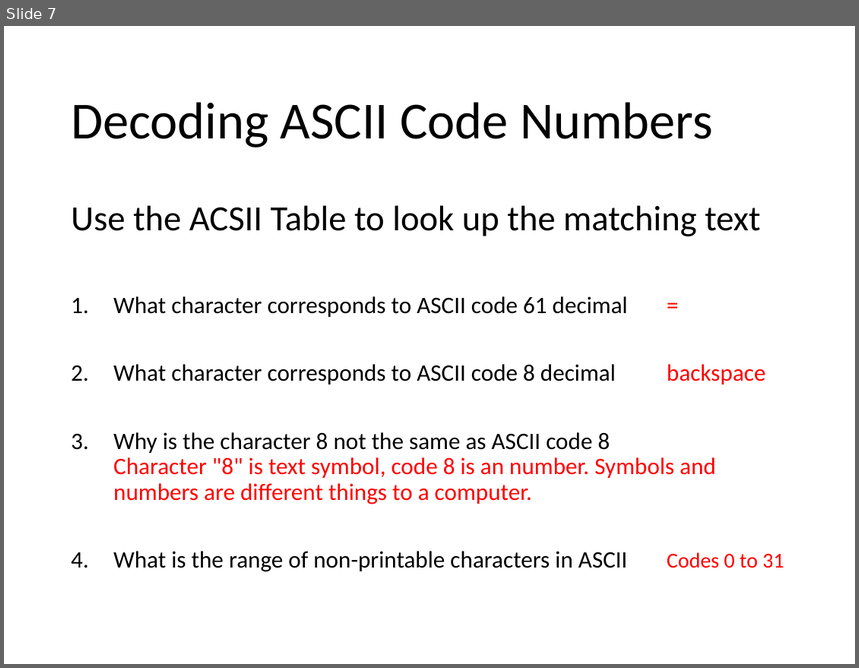
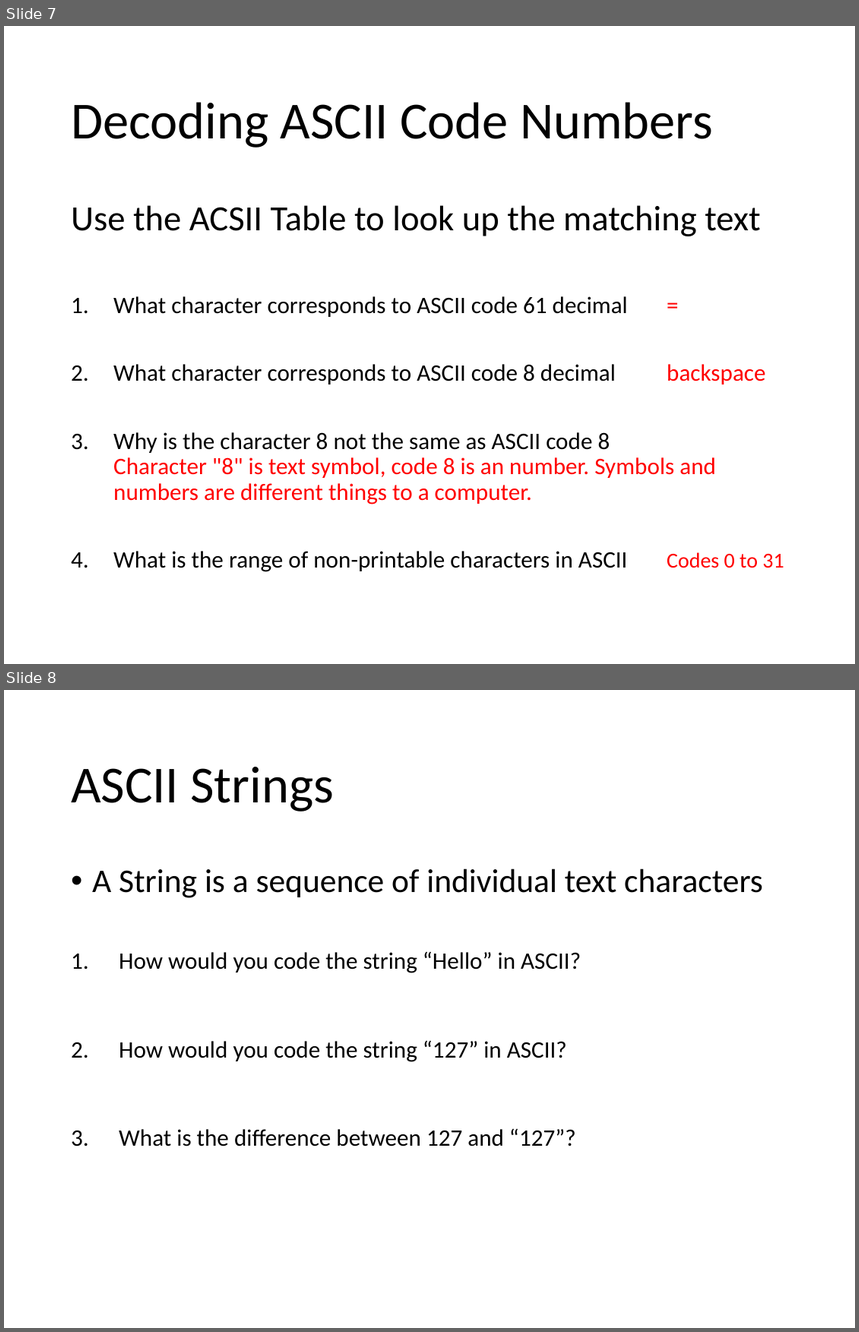
Before and after one commit to Greg5519/ICS2O0, a slide deck: Topic B Programming Introduction/B.7 Lesson - ASCII Encoding.pptx. Shown one above the other, each under a label of ours: slide 7 before the commit, slides 7 and 8 after it. The pictures are 859x668 and 859x1332 pixels, drawn with LibreOffice and Linux fonts; fonts in the diff are those of the drawing. Boxes give left, top, right and bottom in pixels: in the first picture for what was removed or moved away, otherwise in the second. Text is boxed around its words. In the diff, an @@ line names an element or a change of style, - is before the commit and + after.

```diff
--- a/Topic B Programming Introduction/B.7 Lesson - ASCII Encoding.pptx
+++ b/Topic B Programming Introduction/B.7 Lesson - ASCII Encoding.pptx
@@ slide 8 added at [4, 690, 855, 1328], background #FFFFFF @@
@@ title added at [71, 767, 335, 812], 44 pt, text #000000 @@
+ASCII Strings
@@ text added at [92, 869, 763, 1147], 20 pt, text #000000 @@
+• A String is a sequence of individual text characters
+1. How would you code the string “Hello” in ASCII?
+2. How would you code the string “127” in ASCII?
+3. What is the difference between 127 and “127”?
```
Also in this commit, not shown: 1 other slide added, 1 other file.
